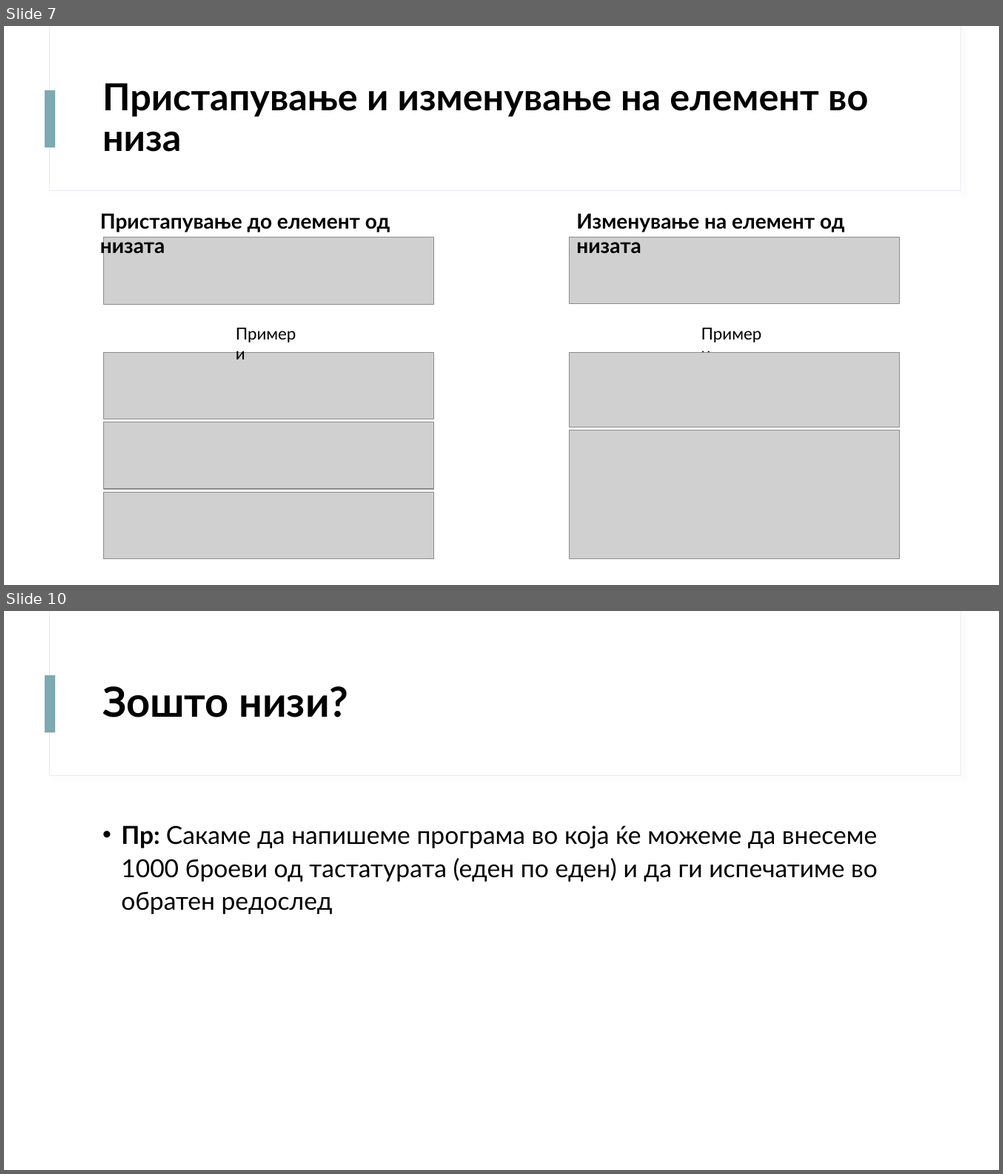
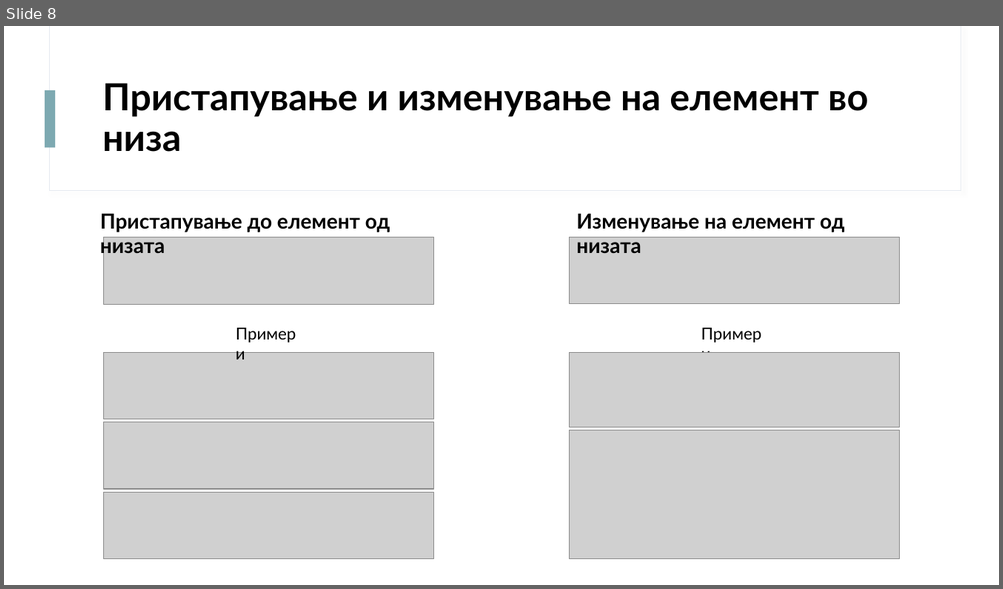
Before and after one commit to davidanastasov/Programski, a slide deck: Nizi/Prezentacija/Nizi.pptx. Shown one above the other, each under a label of ours: slides 7 and 10 before the commit, slide 8 after it; the slides between them are not shown. The pictures are 1003x1174 and 1003x589 pixels, drawn with LibreOffice and Linux fonts; fonts in the diff are those of the drawing; grey boxes stand for pictures. Boxes give left, top, right and bottom in pixels: in the first picture for what was removed or moved away, otherwise in the second. Text is boxed around its words. In the diff, an @@ line names an element or a change of style, - is before the commit and + after.

```diff
--- a/Nizi/Prezentacija/Nizi.pptx
+++ b/Nizi/Prezentacija/Nizi.pptx
@@ slide 10 removed at <box>4,611,999,1170</box>, background #FFFFFF; not listed: 3 template elements that a slide beside it also shows @@
@@ title removed at <box>102,686,347,718</box> @@
-Зошто низи?
@@ text removed at <box>121,826,877,914</box> @@
-• Пр: Сакаме да напишеме програма во која ќе можеме да внесеме 1000 броеви од тастатурата (еден по еден) и да ги испечатиме во обратен редослед
@@ what was slide 7 is now slide 8 @@
```
Also in this commit, not shown: 5 slides changed, 7 slides added, 1 other slide removed, 5 other files.
